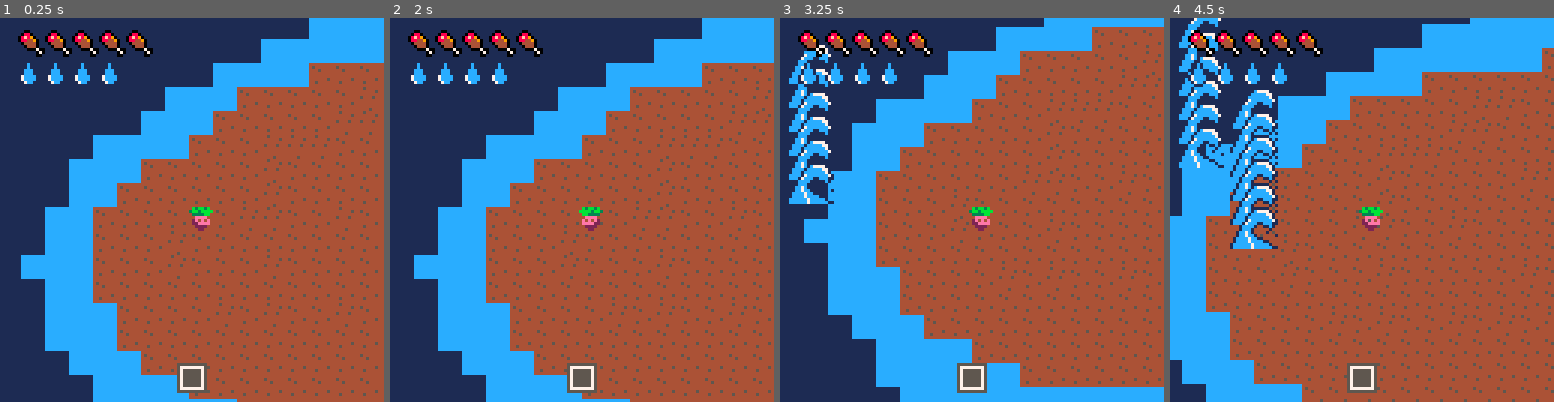
Above: before the commit, frames 1-4 (left to right).
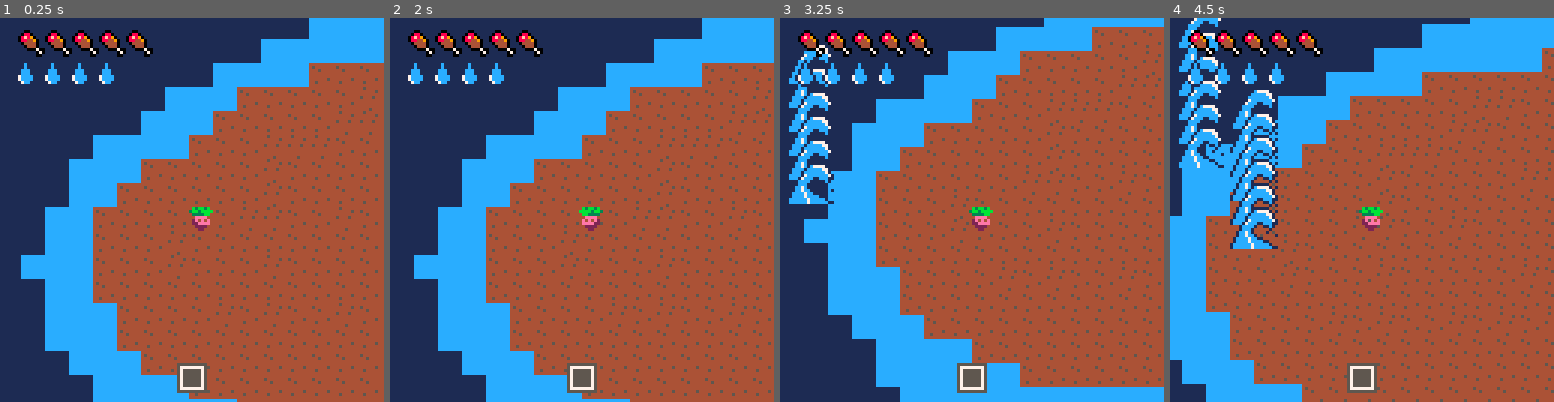
Above: after the commit, the same moments.

Repository: lucaslng/jamhacks-climatastrophe
Game: PICO-8 cartridge climate-collapse.p8
Two runs of this game, one before a commit and one after it. Both use one fixed random seed, a clock stepped at 60 frames per second and the inputs below.
Inputs:
- Up to frame 1 (0.25 s): no input
- Up to frame 2 (2 s): tap O (Z key) at 0.33, 0.7, 1.43 s; hold Left from 1.97 s (still down)
- Up to frame 3 (3.25 s): tap O (Z key) at 2.22, 3.1 s; release Left at 2.37 s; hold Down 2.42-2.82 s; hold Right from 2.87 s (still down)
- Up to frame 4 (4.5 s): release Right at 3.53 s; hold Up 3.58-4.08 s; tap O (Z key) at 3.98 s; hold Right from 4.13 s (still down)

The runs differ from the first frame. In frame 1, 0.4% of the frame differs, in the area x 4-31%, y 11-18%; in frame 2, 0.4%; in frame 3, 0.5%, in the area x 3-31%, y 10-18%; in frame 4, 0.5%.

Commit message:
half hunger and half thirst fixed

Diff:
--- a/climate-collapse.p8
+++ b/climate-collapse.p8
@@ -167,20 +167,15 @@
 	if Player.hunger_timer == nil then Player.hunger_timer = 0 end
 	if Player.thirst_timer == nil then Player.thirst_timer = 0 end
 
-	-- if moved and is_walkable(new_x, new_y) then
-	-- 	Player.x, Player.y = new_x, new_y
-	-- end
-
 	if moved then
 		-- hunger drains when moving
 		Player.hunger_timer += 1
-		if Player.hunger_timer >= 350 then
+		if Player.hunger_timer >= 300 then
 			Player.hunger = max(0, Player.hunger - 0.5)
 			Player.hunger_timer = 0
 		end
 
 		-- thirst drains when moving
-		if Player.thirst_timer == nil then Player.thirst_timer = 0 end
 		Player.thirst_timer += 1
 		if Player.thirst_timer >= 200 then
 			Player.thirst = max(0, Player.thirst - 0.5)
@@ -257,15 +252,31 @@
 	-- draw hud after resetting camera
 	camera()
 
-	for i = 1, Player.thirst, 1 do
-		spr(5, i * 9 - 3, 14, 2, 2)
-	end
+	local full_thirst = flr(Player.thirst)
+	local half_thirst = Player.thirst - full_thirst >= 0.5
 
 	palt(green, true)
 	palt(black, false)
-	for i = 1, Player.hunger, 1 do
+
+	for i = 1, full_thirst do
+		spr(5, i * 9 - 4, 14, 2, 2)
+	end
+
+	if half_thirst then
+		spr(44, (full_thirst + 1) * 9 - 4, 14, 2, 2)
+	end
+
+	local full_hunger = flr(Player.hunger)
+	local half_hunger = Player.hunger - full_hunger >= 0.5
+
+	for i = 1, full_hunger do
 		spr(3, i * 9 - 4, 3, 2, 2)
 	end
+
+	if half_hunger then
+		spr(37, (full_hunger + 1) * 9 - 4, 3, 2, 2)
+	end
+
 	palt()
 	-- print("" .. Player.x .. " " .. Player.y .. "", 3, 20, white)
 
@@ -291,22 +302,22 @@
 
 
 __gfx__
-000000000b3bb3b065555666bbbbbbbbbbbbbbbb000100000000000011111111cccccccc00555500005555000055550000555500000000000000000000000000
-000000003bb3bbbb66556665bbb00bbbbbbbbbbb001c10000000000011111111cccccccc05666650056666500566665005666650000000000000000100000000
-0070070003333bb066666655bb0880bbbbbbbbbb001c10000000000011111111cccccccc56667765566666655666666556776665000000001111100000000000
-0007700000eeee0056655666b08f890bbbbbbbbb01ccc1000000000011111111cccccccc5667776556677665566776655677766500000001c777710000000000
-0007700002e0e0e066665566b0884490bbbbbbbb01ccc1000000000011111111cccccccc566776655667776556777665566776650000001ccccc771000000000
-00700700022eeee066566666bb044440bbbbbbbb17cccc100000000011111111cccccccc56666665566677655677666556666665000001ccccccc71000000000
-000000000022220055665665bbb04440bbbbbbbb17cccc100000000011111111cccccccc056666500566665005666650056666500000017ccccccc7100000000
-000000000002200066655556bbbb000700bbbbbb017cc1000000000011111111cccccccc00555500005555000055550000555500000017ccc11ccc1000000000
-000000000000000000000000bbbbbbb070bbbbbb0011100000000000000000000b3bb3b00b3bbbb00000000000000000000000000001cccc10011c1000000000
-000000000000000000000000bbbbbbb00bbbbbbb0000000000000000000000003bb3bbbb3bb3bb3b0000000000000000000000000001ccc10000010000000000
-000000000000000000000000bbbbbbbbbbbbbbbb00000000000000000000000003333bb0033b3bb0000000000000000000000000001cc7c10000100000000000
-000000000000000000000000bbbbbbbbbbbbbbbb00000000000000000000000000eeee0000999900000000000000000000000000001cc7cc1000000100000000
-000000000000000000000000bbbbbbbbbbbbbbbb00000000000000000000000002eeee200999999000000000000000000000000001cccc7cc110000000000000
-000000000000000000000000bbbbbbbbbbbbbbbb00000000000000000000000002eeee200999999000000000000000000000000001cccc7cccc1100000000000
-000000000000000000000000bbbbbbbbbbbbbbbb000000000000000000000000002ee200009999000000000000000000000000001cccccc7ccccc10000000000
-000000000000000000000000bbbbbbbbbbbbbbbb00000000000000000000000000022000000990000000000000000000000000001cccccc7cccccc1100000000
+000000000b3bb3b065555666bbbbbbbbbbbbbbbbbbb1bbbbbbbbbbbb11111111cccccccc00555500005555000055550000555500000000000000000000000000
+000000003bb3bbbb66556665bbb00bbbbbbbbbbbbb1c1bbbbbbbbbbb11111111cccccccc05666650056666500566665005666650000000000000000100000000
+0070070003333bb066666655bb0880bbbbbbbbbbbb1c1bbbbbbbbbbb11111111cccccccc56667765566666655666666556776665000000001111100000000000
+0007700000eeee0056655666b08f890bbbbbbbbbb1ccc1bbbbbbbbbb11111111cccccccc5667776556677665566776655677766500000001c777710000000000
+0007700002e0e0e066665566b0884490bbbbbbbbb1ccc1bbbbbbbbbb11111111cccccccc566776655667776556777665566776650000001ccccc771000000000
+00700700022eeee066566666bb044440bbbbbbbb17cccc1bbbbbbbbb11111111cccccccc56666665566677655677666556666665000001ccccccc71000000000
+000000000022220055665665bbb04440bbbbbbbb17cccc1bbbbbbbbb11111111cccccccc056666500566665005666650056666500000017ccccccc7100000000
+000000000002200066655556bbbb000700bbbbbbb17cc1bbbbbbbbbb11111111cccccccc00555500005555000055550000555500000017ccc11ccc1000000000
+000000000000000000000000bbbbbbb070bbbbbbbb111bbbbbbbbbbb000000000b3bb3b00b3bbbb00000000000000000000000000001cccc10011c1000000000
+000000000000000000000000bbbbbbb00bbbbbbbbbbbbbbbbbbbbbbb000000003bb3bbbb3bb3bb3b0000000000000000000000000001ccc10000010000000000
+000000000000000000000000bbbbbbbbbbbbbbbbbbbbbbbbbbbbbbbb0000000003333bb0033b3bb0000000000000000000000000001cc7c10000100000000000
+000000000000000000000000bbbbbbbbbbbbbbbbbbbbbbbbbbbbbbbb0000000000eeee0000999900000000000000000000000000001cc7cc1000000100000000
+000000000000000000000000bbbbbbbbbbbbbbbbbbbbbbbbbbbbbbbb0000000002eeee200999999000000000000000000000000001cccc7cc110000000000000
+000000000000000000000000bbbbbbbbbbbbbbbbbbbbbbbbbbbbbbbb0000000002eeee200999999000000000000000000000000001cccc7cccc1100000000000
+000000000000000000000000bbbbbbbbbbbbbbbbbbbbbbbbbbbbbbbb00000000002ee200009999000000000000000000000000001cccccc7ccccc10000000000
+000000000000000000000000bbbbbbbbbbbbbbbbbbbbbbbbbbbbbbbb0000000000022000000990000000000000000000000000001cccccc7cccccc1100000000
 00000000bbbbbb0000bbbbbb4444444444544444bbbbbbbbbbbbbbbb0000000000000000000000000000000000000000bbb1bbbbbbbbbbbb0000000000000000
 00000000bbbbb0cccc0bbbbb4544444444444454bbbbbbbbbbbbbbbb0000000000000000000000000000000000000000bb1cbbbbbbbbbbbb0000000000000000
 00000000bbbb0cbbbbc0bbbb4445444444444444bb0bbbbbbbbbbbbb0000000000000000000000000000000000000000bb1cbbbbbbbbbbbb0000000000000000
